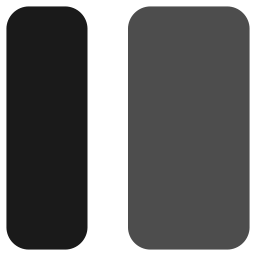
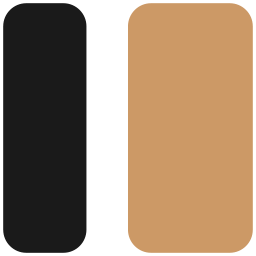
Before/after of a 256x256 layered artwork. What changed in the layer stack:
painted on "logo" over (x1=3, y1=3, x2=253, y2=253)
